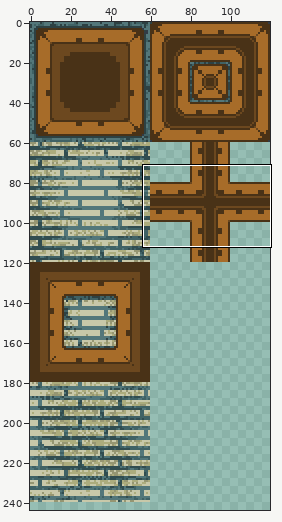
Sprite sheet: assets/gfx/tileset.png. Above, an overview of the earlier version with the close-up marked.
Close-up. Before the commit:
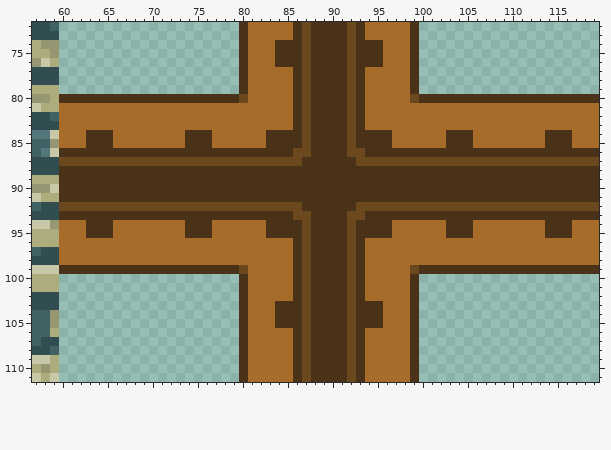
The file is 120x280 pixels. Shown: x 57..119, y 72..111. The wide view leaves out empty margins.
The result:
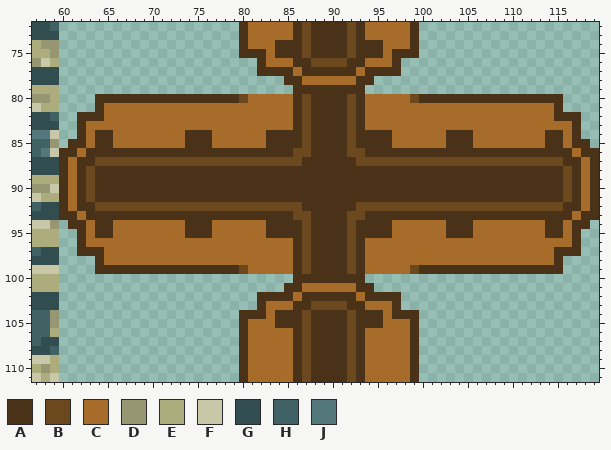
Palette (. is transparent): A #493217  B #6c481f  C #a76c29  D #969672  E #acac7d  F #c8c8a9  G #314d50  H #406265  J #53777a
Changes in this commit:
Changed rows in their new state; - is an unchanged pixel.
first column x 60:
 75 ---------------------AA--------------AA---------------------
 76 --------------------..A-CC-ABBBBA-CC-A..--------------------
 77 --------------------..AAAACA----ACAAAA..--------------------
 78 --------------------.....A-CCCCCC-A.....--------------------
 79 --------------------......-A----A-......--------------------
 80 ....----------------------------------------------------....
 81 ....A--------------------------------------------------A....
 82 ..AAA--------------------------------------------------AAA..
 83 ..A------------------------------------------------------A..
 84 ..AC----------------------------------------------------CA..
 85 .AAC----------------------------------------------------CAA.
 86 --C------------------------------------------------------C--
 87 ACAA----------------------------------------------------AACA
 88 -C-B----------------------------------------------------B-C-
 89 -C-B----------------------------------------------------B-C-
 90 -C-B----------------------------------------------------B-C-
 91 -C-B----------------------------------------------------B-C-
 92 ACAA----------------------------------------------------AACA
 93 --C------------------------------------------------------C--
 94 .AAC----------------------------------------------------CAA.
 95 ..AC----------------------------------------------------CA..
 96 ..A------------------------------------------------------A..
 97 ..AAA--------------------------------------------------AAA..
 98 ....A--------------------------------------------------A....
 99 ....----------------------------------------------------....
100 --------------------......-A----A-......--------------------
101 --------------------.....A-CCCCCC-A.....--------------------
102 --------------------..AAAACA----ACAAAA..--------------------
103 --------------------..A-CC-ABBBBA-CC-A..--------------------
104 ---------------------AA--------------AA---------------------
Boxes around the changes in both close-ups, in picture pixels (x1, y1, x2, y2):
changed: (239, 49, 419, 94)
changed: (59, 94, 104, 274)
changed: (554, 94, 599, 274)
changed: (239, 274, 419, 319)
